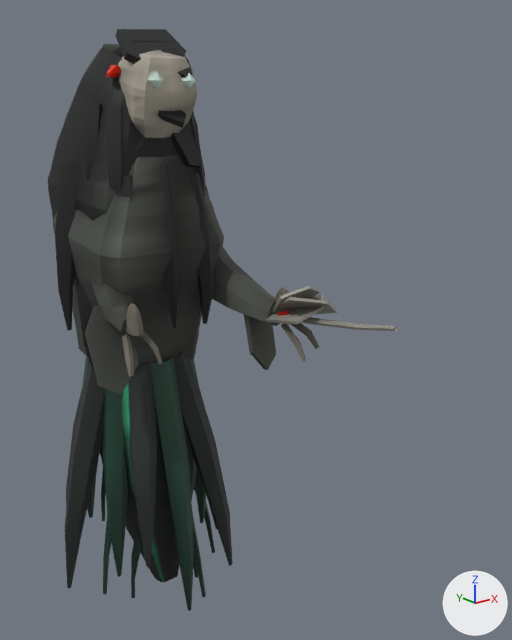
One commit to the glTF model assets/creatures/hairpin.glb: the scene before it, then after it.
The view is the same before and after, from a camera (50 mm lens) standing at (-0.606, -1.111, 1.069) and looking at (0.147, -0.169, 0.692). Every picture has the same lights, and +X, +Y and +Z are marked at lower right. The picture after the commit comes second. Vertices at exactly the same position are counted once.

Names of what the first picture shows: 'creature'.
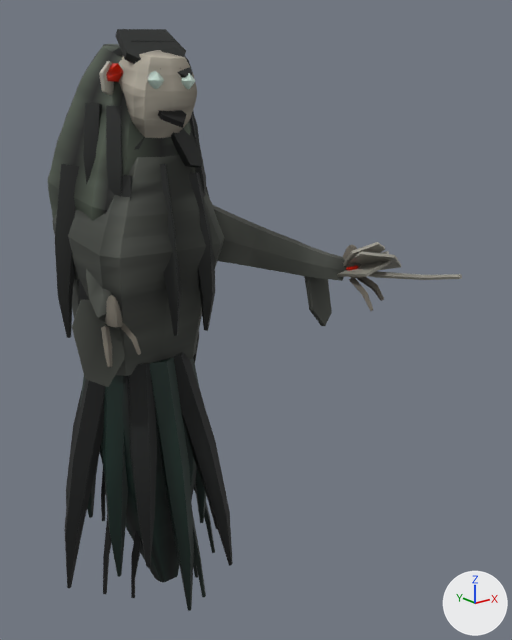
Location of each change, [x1, y1, x2, y2] in pixels of the pictures (512 x 640 px; the box of a moved part takes in the faces that stretch with it):
'creature', reshaped (19% wider): before [48, 29, 397, 611]; after [48, 29, 462, 611]
part 1 of me_creature, moved or reshaped: before [244, 315, 276, 370]; after [304, 276, 332, 326]
part 2 of me_creature, moved or reshaped: before [85, 306, 139, 394]; after [72, 300, 125, 387]
part 3 of me_creature, moved or reshaped: before [274, 287, 294, 324]; after [343, 244, 362, 278]
part 4 of me_creature, moved or reshaped: before [126, 303, 144, 336]; after [105, 295, 123, 327]
part 5 of me_creature, moved or reshaped: before [291, 323, 319, 349]; after [357, 277, 384, 301]
part 6 of me_creature, moved or reshaped: before [281, 324, 306, 361]; after [349, 278, 373, 311]
part 7 of me_creature, moved or reshaped: before [141, 330, 162, 364]; after [120, 323, 141, 355]
part 8 of me_creature, moved or reshaped: before [122, 334, 134, 377]; after [101, 325, 112, 367]
part 9 of me_creature, moved or reshaped: before [302, 317, 397, 331]; after [369, 271, 462, 280]
part 10 of me_creature, moved or reshaped: before [272, 297, 337, 315]; after [347, 251, 401, 270]
part 11 of me_creature, moved or reshaped: before [266, 294, 324, 324]; after [337, 251, 391, 277]
part 12 of me_creature, moved or reshaped: before [273, 286, 320, 314]; after [343, 242, 385, 266]
part 13 of me_creature, moved or reshaped: before [106, 65, 121, 78]; after [106, 63, 123, 82]
part 14 of me_creature, moved or reshaped: before [277, 310, 290, 316]; after [346, 265, 358, 271]
part 15 of me_creature, rebuilt: before [91, 281, 134, 333]; after [86, 269, 112, 321]
part 16 of me_creature, added: after [212, 204, 346, 281]
part 17 of me_creature, moved or reshaped: before [55, 103, 280, 370]; after [55, 61, 215, 363]
part 18 of me_creature, recoloured: [48, 44, 224, 594] in both
part 19 of me_creature, recoloured: [101, 467, 141, 594] in both

Patch to the scene script:
```diff
--- a/assets/creatures/hairpin.glb.py
+++ b/assets/creatures/hairpin.glb.py
@@ me_creature @@
-me_creature.from_pydata(...)  # 2703 vertices, 5070 faces; spans x -0.178..0.194, y -0.469..0.168, z 0.119..1.173
+me_creature.from_pydata(...)  # 2722 vertices, 5104 faces; spans x -0.178..0.38, y -0.443..0.168, z 0.119..1.173
+# me_creature part 1: the loose piece of 12 vertices spanning x 0.11..0.184, y -0.206..-0.156, z 0.607..0.742 is moved by (0.15, 0.012, 0.048)
+# me_creature part 2: the loose piece of 12 vertices spanning x -0.144..-0.069, y -0.133..-0.085, z 0.603..0.75 is moved by (-0.012, 0.022, 0.008)
+# me_creature part 3: the loose piece of 52 vertices spanning x 0.126..0.15, y -0.278..-0.23, z 0.714..0.772 is moved by (0.186, 0.026, 0.044)
+# me_creature part 4: the loose piece of 52 vertices spanning x -0.099..-0.077, y -0.175..-0.133, z 0.714..0.762 is moved by (-0.016, 0.038, 0.008)
+# me_creature part 5: the loose piece of 13 vertices spanning x 0.145..0.173, y -0.308..-0.257, z 0.671..0.718 is moved by (0.186, 0.026, 0.044)
+# me_creature part 6: the loose piece of 13 vertices spanning x 0.122..0.139, y -0.321..-0.258, z 0.661..0.716 is moved by (0.186, 0.026, 0.044)
+# me_creature part 7: the loose piece of 13 vertices spanning x -0.082..-0.059, y -0.193..-0.152, z 0.665..0.717 is moved by (-0.016, 0.038, 0.008)
+# me_creature part 8: the loose piece of 13 vertices spanning x -0.123..-0.096, y -0.198..-0.149, z 0.658..0.715 is moved by (-0.016, 0.038, 0.008)
+# me_creature part 9: the loose piece of 25 vertices spanning x 0.136..0.172, y -0.469..-0.185, z 0.713..0.752 is moved by (0.186, 0.026, 0.044)
+# me_creature part 10: the loose piece of 10 vertices spanning x 0.107..0.194, y -0.343..-0.234, z 0.712..0.771 is moved by (0.186, 0.026, 0.044)
+# me_creature part 11: the loose piece of 10 vertices spanning x 0.113..0.191, y -0.331..-0.233, z 0.712..0.76 is moved by (0.186, 0.026, 0.044)
+# me_creature part 12: the loose piece of 10 vertices spanning x 0.107..0.182, y -0.31..-0.233, z 0.72..0.784 is moved by (0.186, 0.026, 0.044)
+# me_creature part 13: the loose piece of 13 vertices spanning x -0.076..-0.05, y -0.094..-0.07, z 1.099..1.117 is multiplied about its middle by the matrix ((1.39, 0.008, -0.004), (-0.008, 1.39, 0.015), (0.004, -0.015, 1.39)), then moved by (-0.004, -0.003, -0.002)
+# me_creature part 14: the loose piece of 13 vertices spanning x 0.124..0.144, y -0.276..-0.253, z 0.72..0.737 is moved by (0.186, 0.026, 0.044)
+# me_creature part 15: the loose piece of 43 vertices spanning x -0.114..-0.019, y -0.146..-0.019, z 0.708..0.867 is rebuilt with 36 vertices and now spans x -0.125..-0.014, y -0.116..-0.011, z 0.718..0.863
+# me_creature part 16: a new loose piece of 71 vertices spanning x 0.03..0.34, y -0.225..0.007, z 0.745..0.912, in mat_sleeve
+# me_creature part 17: 240 vertices moved from x -0.144..0.141, y -0.147..0.137, z 0.573..0.985 to x -0.146..0.142, y -0.149..0.138, z 0.561..0.981; 57 vertices removed from x 0.002..0.163, y -0.239..0.018, z 0.699..0.886; 12 vertices added at x -0.097..-0.045, y -0.11..-0.064, z 1.073..1.122
+# me_creature part 18: 2281 kept faces spanning x -0.178..0.173, y -0.168..0.168, z 0.119..1.156 get new vertex colours
+# me_creature part 19: 150 faces spanning x -0.129..0.001, y -0.067..0.115, z 0.147..0.482 switch from mat_ghost_wisp to mat_ghost_hair
+# other edits to the shape of me_creature do not show in these pictures
 me_creature.materials.append(mat_robe)
```
